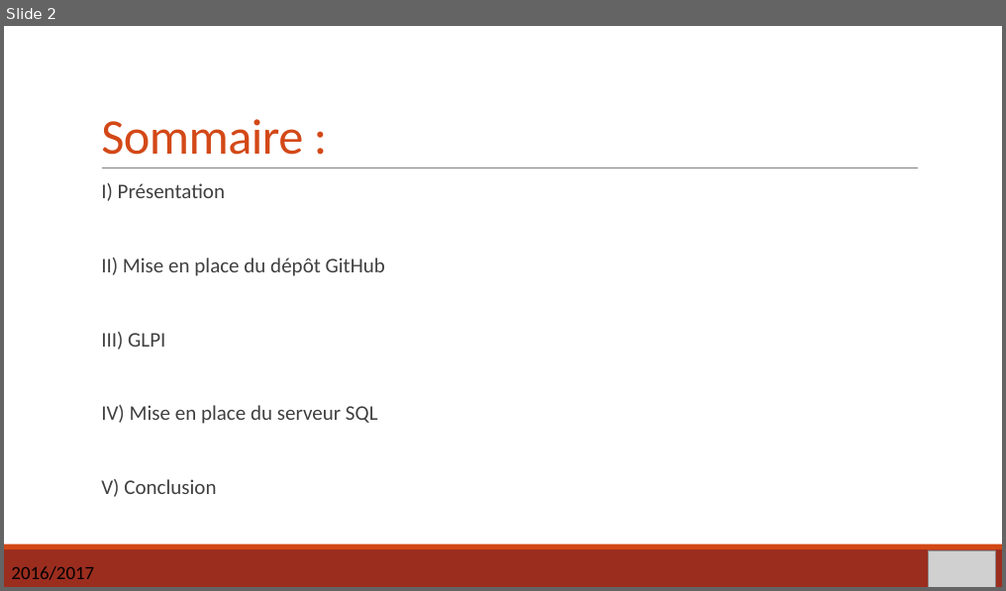
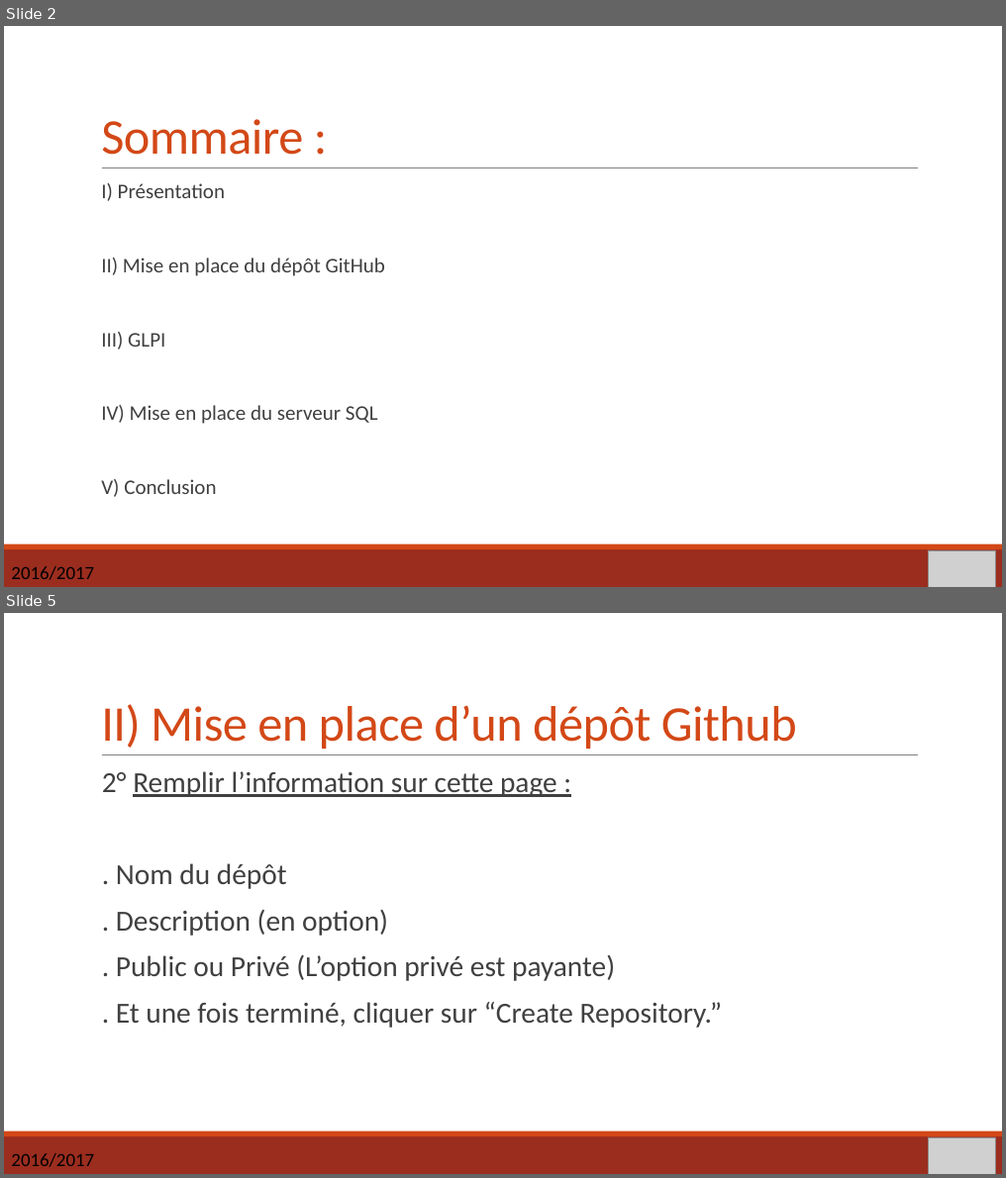
Before and after one commit to PierreGaly/Projet-mod-lisation, a slide deck: projet_BDD_Soutenace.pptx. Shown one above the other, each under a label of ours: slide 2 before the commit, slides 2 and 5 after it; the slides between them are not shown. The pictures are 1006x591 and 1006x1178 pixels, drawn with LibreOffice and Linux fonts; fonts in the diff are those of the drawing; grey boxes stand for pictures. Boxes give left, top, right and bottom in pixels: in the first picture for what was removed or moved away, otherwise in the second. Text is boxed around its words. In the diff, an @@ line names an element or a change of style, - is before the commit and + after.

```diff
--- a/projet_BDD_Soutenace.pptx
+++ b/projet_BDD_Soutenace.pptx
@@ slide 5 added at (4, 613, 1002, 1174), background #FFFFFF; not listed: 3 template elements that a slide beside it also shows @@
@@ title added at (101, 704, 797, 749), 48 pt, text #D34817 @@
+II) Mise en place d’un dépôt Github
@@ text added at (102, 771, 722, 1028), 28 pt, text #404040 @@
+  2° Remplir l’information sur cette page :
+  . Nom du dépôt
+  . Description (en option)
+  . Public ou Privé (L’option privé est payante)
+  . Et une fois terminé, cliquer sur “Create Repository.”
@@ picture added at (928, 1138, 995, 1174) @@
@@ text added at (11, 1154, 94, 1167), 18 pt, text #000000 @@
+2016/2017
```
Also in this commit, not shown: 2 slides changed, 2 other slides added, 1 slide removed.
